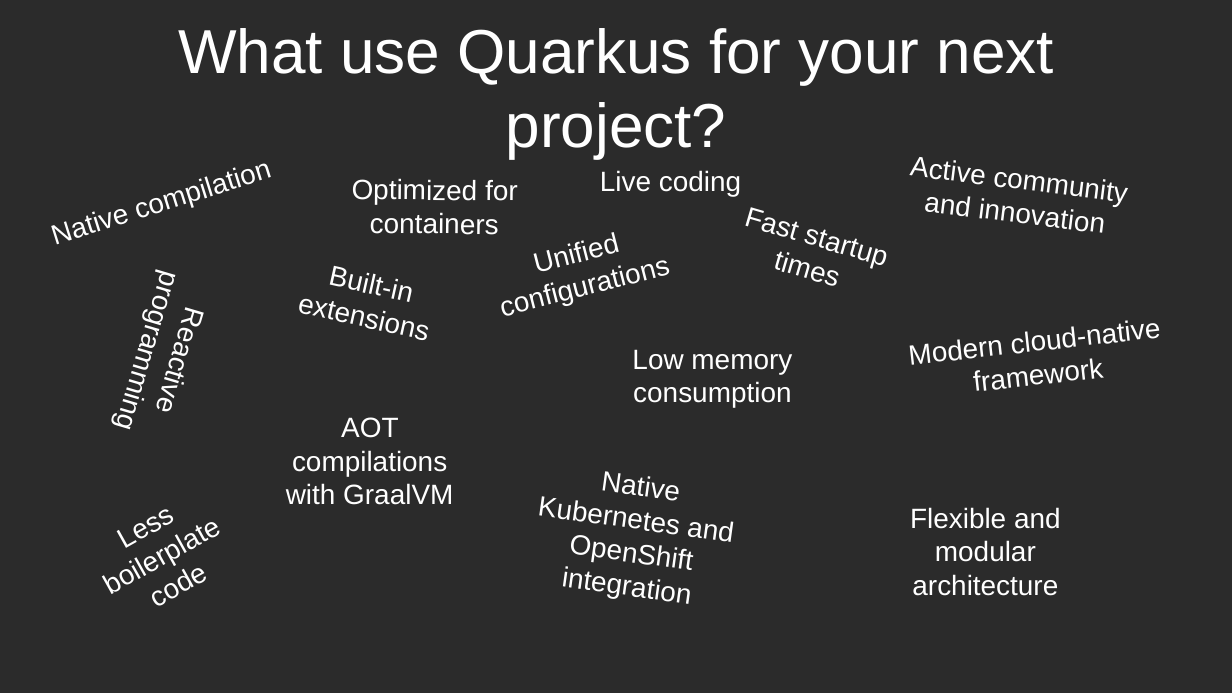
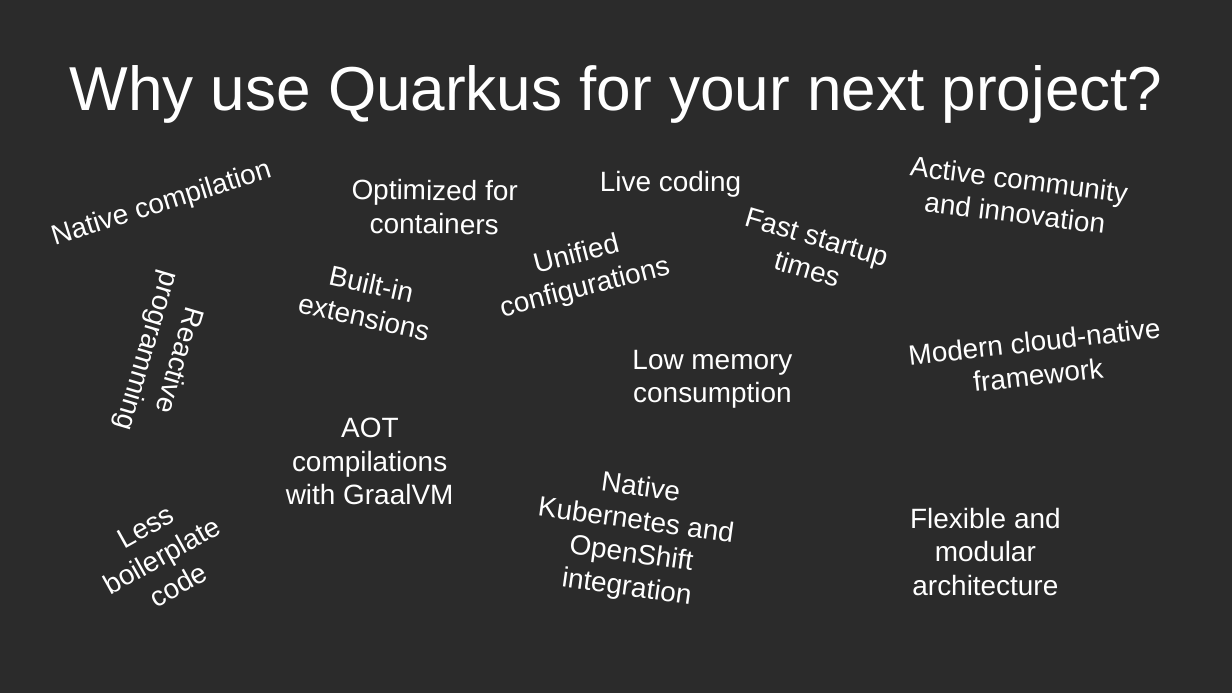
Before and after one commit to vida-soft/quarkus-hol, a slide deck: slide 3 of jprime-2024-presentation.odp. Drawn at 1232x693 pixels with LibreOffice and Linux fonts; fonts in the diff are those of the drawing; background and template pictures are left out; a plain dark background stands for a picture behind light text. Boxes give left, top, right and bottom in pixels: in the first picture for what was removed or moved away, otherwise in the second. Text is boxed around its words. In the diff, an @@ line names an element or a change of style, - is before the commit and + after.

Commit message:
Fixed typo

```diff
--- a/jprime-2024-presentation.odp
+++ b/jprime-2024-presentation.odp
@@ title at (x1=70, y1=65, x2=1163, y2=121): text changed @@
-What use Quarkus for your next project?
+Why use Quarkus for your next project?
```
